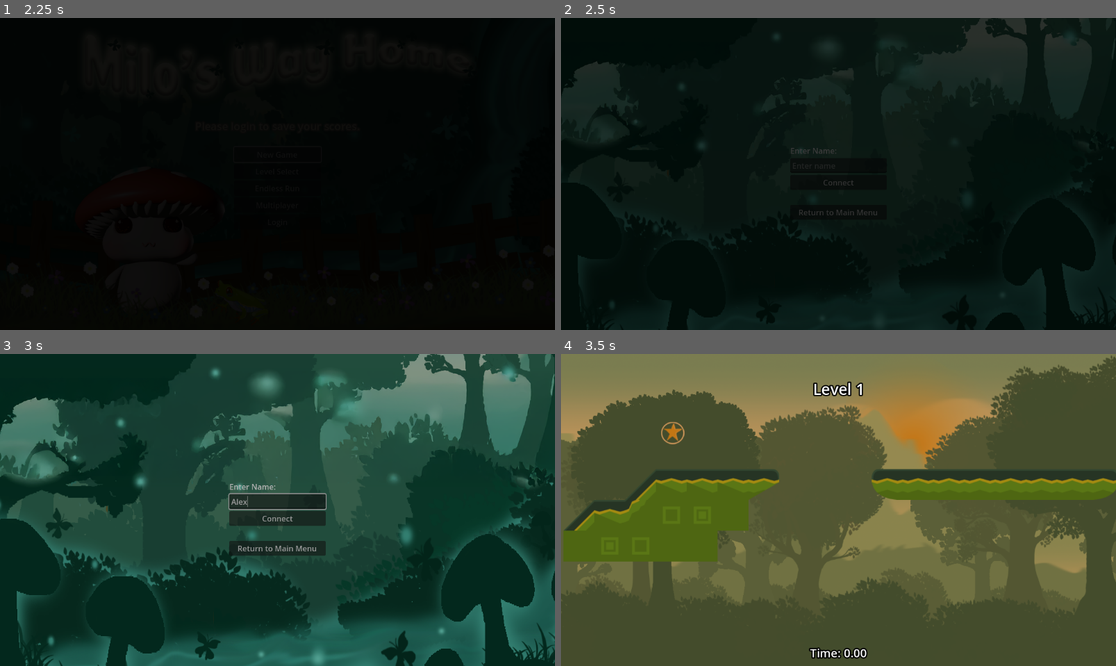
Above: before the commit, frames 1-4 (two rows, left to right).
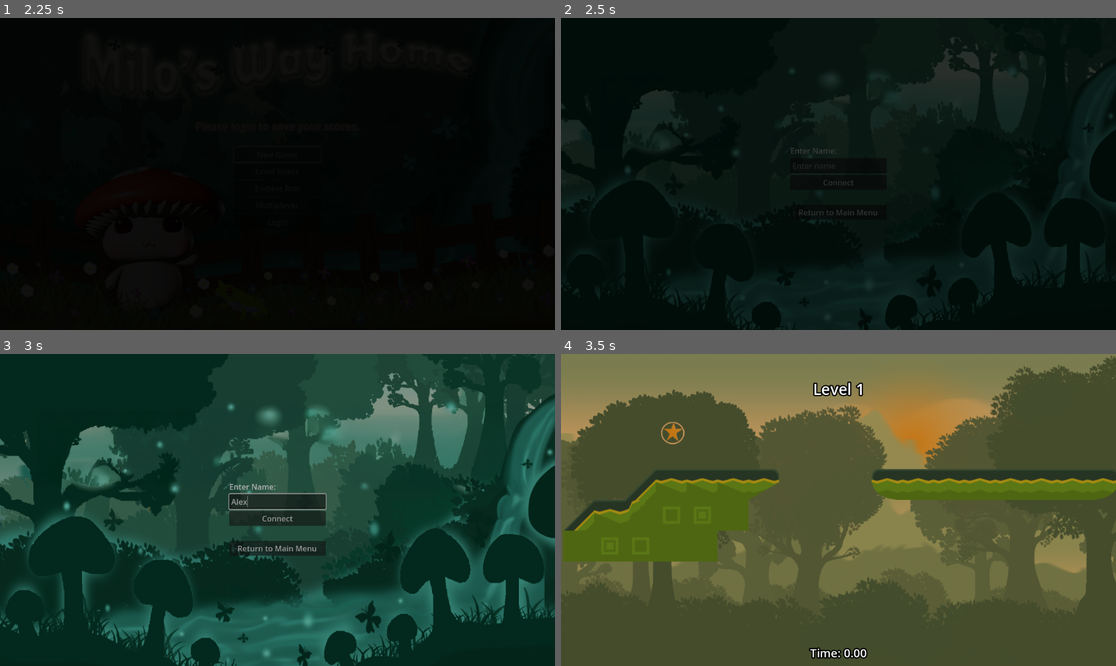
Above: after the commit, the same moments.

Repository: dustngroh/CapstoneProject
Game: Godot game, scene res://scenes/main/Game.tscn
The game is run twice, just before and just after one commit, with the same random seed, the same clock (stepped at 60 frames per second) and the same inputs. The engine's default icon, where the game draws it, is replaced by a stand-in: a white triangle on a blue panel in a dark square.
Inputs (mouse positions are in pixels of both pictures, inside the frame that each line leads up to):
- Up to frame 1 (2.25 s): tap Enter at 0.5 s; hold Right (walk_right) 0.53-1.25 s; tap Space (jump) at 0.77 s; click "Multiplayer" at 1.25 s; click "New Game" at 2 s
- Up to frame 2 (2.5 s): no input
- Up to frame 3 (3 s): click (277, 500) at 2.77 s; type "Alex" at 2.85 s
- Up to frame 4 (3.5 s): no input

Frame 1 is identical in both runs. In frame 2, 4.5% of the frame differs, in the area x 0-100%, y 0-100%; in frame 3, 36%; in frame 4, nothing differs.

Commit message:
Add icon, fix multiplayer screen sizing.

Diff:
--- a/run-game/project.godot
+++ b/run-game/project.godot
@@ -10,12 +10,12 @@
 
 [application]
 
-config/name="Run Game"
+config/name="Milo's Way Home"
 run/main_scene="res://scenes/main/Game.tscn"
 config/features=PackedStringArray("4.3", "Forward Plus")
 boot_splash/bg_color=Color(0.160784, 0.376471, 0.294118, 1)
 boot_splash/image="res://assets/main_menu/mainbg.png"
-config/icon="res://assets/icon.svg"
+config/icon="res://assets/main_menu/mushicon.png"
 
 [autoload]
 
--- a/run-game/scenes/common/ui/multiplayer_screen.tscn
+++ b/run-game/scenes/common/ui/multiplayer_screen.tscn
@@ -17,13 +17,11 @@
 anchors_preset = 15
 anchor_right = 1.0
 anchor_bottom = 1.0
-offset_left = -192.0
-offset_top = -188.0
-offset_right = 192.0
-offset_bottom = 188.0
 grow_horizontal = 2
 grow_vertical = 2
 texture = ExtResource("2_gsxwv")
+expand_mode = 3
+stretch_mode = 6
 
 [node name="VBoxContainer" type="VBoxContainer" parent="."]
 custom_minimum_size = Vector2(200, 0)
Binary file added: run-game/assets/main_menu/mushicon.png
Not shown, added: run-game/assets/main_menu/mushicon.png.import
Not shown, changed: run-game/export_presets.cfg
Not shown, changed: docs/index.apple-touch-icon.png
Not shown, changed: docs/index.html
Not shown, changed: docs/index.icon.png
Not shown, changed: docs/index.pck
